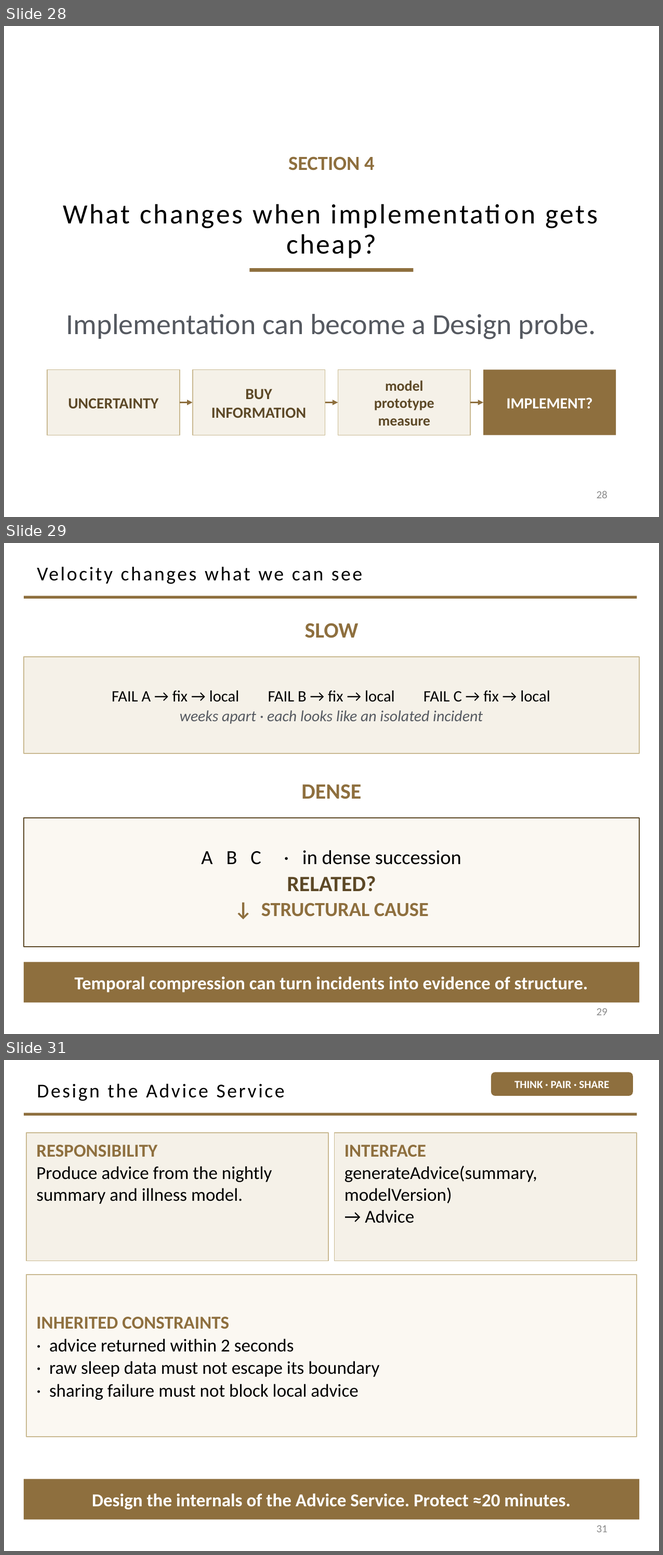
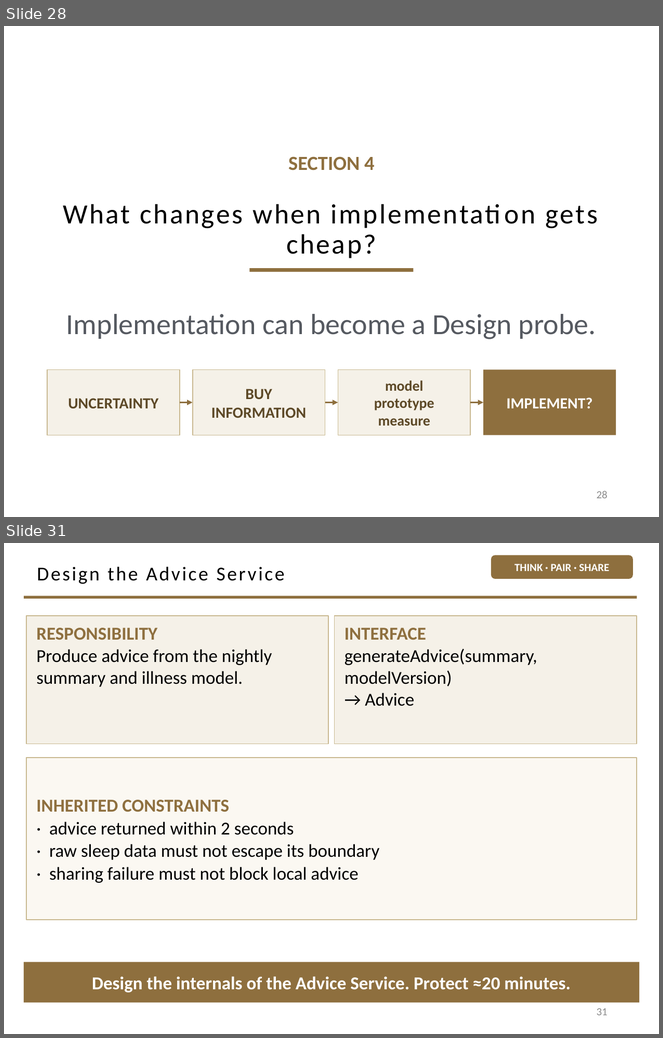
Before and after one commit to davisjam/model-based-agentic-software-engineering, a slide deck: course/lectures/act-1-foundations/07-design/1-7-Design.pptx. Shown one above the other, each under a label of ours: slides 28, 29 and 31 before the commit, slides 28 and 31 after it; the slides between them are not shown. The pictures are 663x1555 and 663x1038 pixels, drawn with LibreOffice and Linux fonts; fonts in the diff are those of the drawing; background and template pictures are left out. Boxes give left, top, right and bottom in pixels: in the first picture for what was removed or moved away, otherwise in the second. Text is boxed around its words. In the diff, an @@ line names an element or a change of style, - is before the commit and + after.

```diff
--- a/course/lectures/act-1-foundations/07-design/1-7-Design.pptx
+++ b/course/lectures/act-1-foundations/07-design/1-7-Design.pptx
@@ slide 29 removed at (4,543,659,1034), background #FFFFFF; not listed: 1 template element that a slide beside it also shows @@
@@ title removed at (37,566,362,584) @@
-Velocity changes what we can see
@@ text removed at (305,623,359,638) @@
-SLOW
@@ rectangle removed at (24,657,639,754) @@
-FAIL A → fix → local FAIL B → fix → local FAIL C → fix → local
-weeks apart · each looks like an isolated incident
@@ text removed at (301,784,361,799) @@
-DENSE
@@ rectangle removed at (24,818,639,947) @@
-A B C · in dense succession
-RELATED?
-↓ STRUCTURAL CAUSE
@@ rectangle removed at (24,962,639,1003) @@
-Temporal compression can turn incidents into evidence of structure.
@@ page number removed at (597,1008,608,1016) @@
-29
```
Also in this commit, not shown: 3 slides changed, 1 slide added.
